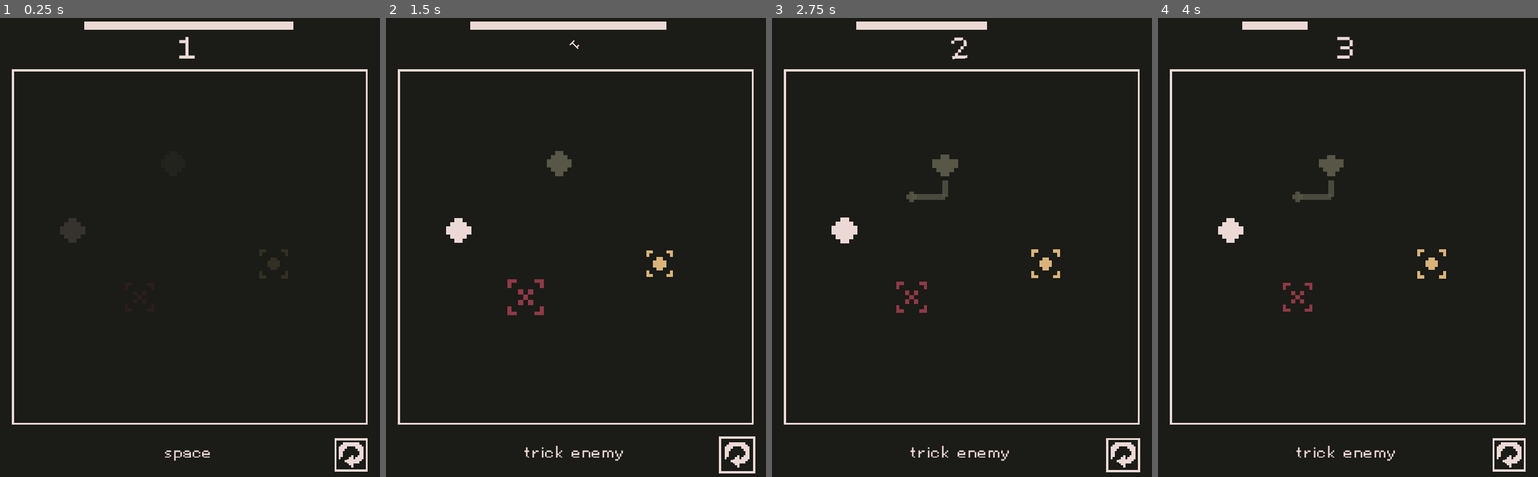
Above: before the commit, frames 1-4 (left to right).
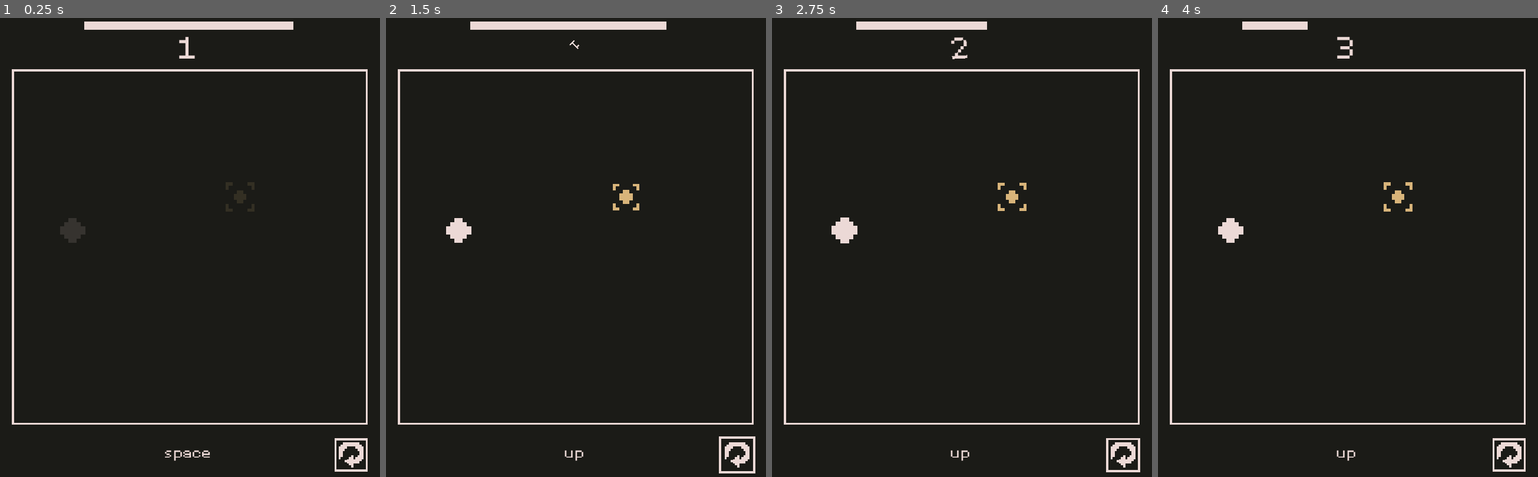
Above: after the commit, the same moments.

Repository: nolenroyalty/Click-Click-Trick
Game: Godot game, scene res://Main.tscn
Two runs of this game, one before a commit and one after it. Both use one fixed random seed, a clock stepped at 60 frames per second and the inputs below.
Inputs (mouse positions are in pixels of both pictures, inside the frame that each line leads up to):
- Up to frame 1 (0.25 s): no input
- Up to frame 2 (1.5 s): click (735, 454) at 0.5 s; tap Enter at 1.25 s; hold D (player_right) from 1.28 s (still down); tap Space (game_start) at 1.35 s
- Up to frame 3 (2.75 s): release D (player_right) at 2.03 s; hold S (player_down) from 2.03 s (still down); tap Space (game_start) at 2.1 s
- Up to frame 4 (4 s): release S (player_down) at 2.78 s; hold D (player_right) 2.78-3.53 s; tap Space (game_start) at 2.85, 3.6 s; hold W (player_up) from 3.53 s (still down)

The runs differ from the first frame. In frame 2, 1.0% of the frame differs, in the area x 31-76%, y 28-97%; in frame 3, 1.1%, in the area x 32-76%, y 29-97%; in frame 4, 1.1%.

Commit message:
reset level index

Diff:
--- a/Main.gd
+++ b/Main.gd
@@ -15,7 +15,7 @@
 var track
 var beat_count
 var state
-var level_index = 2
+var level_index = 1
 var level
 var initial_load = true
 
